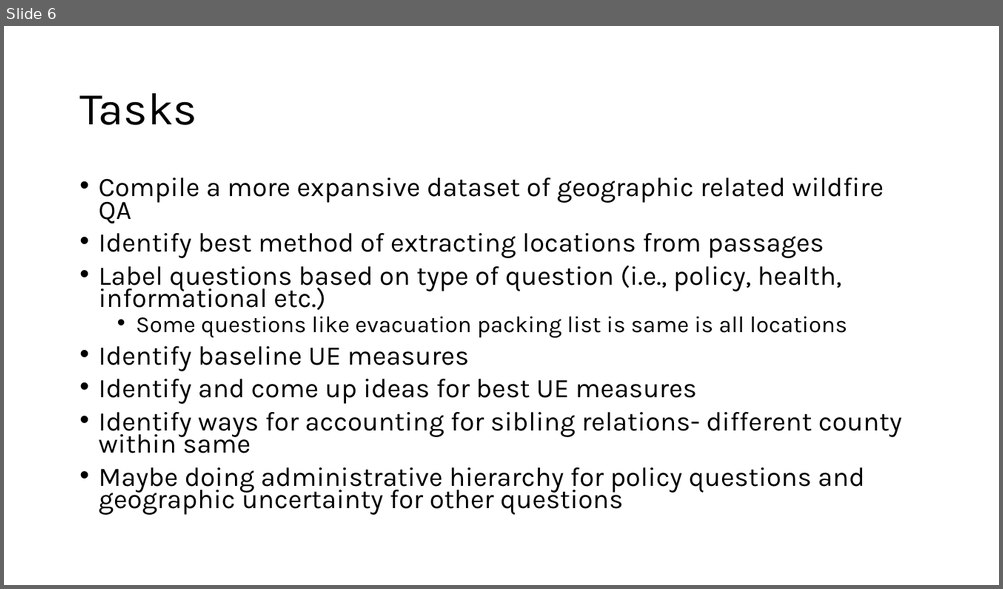
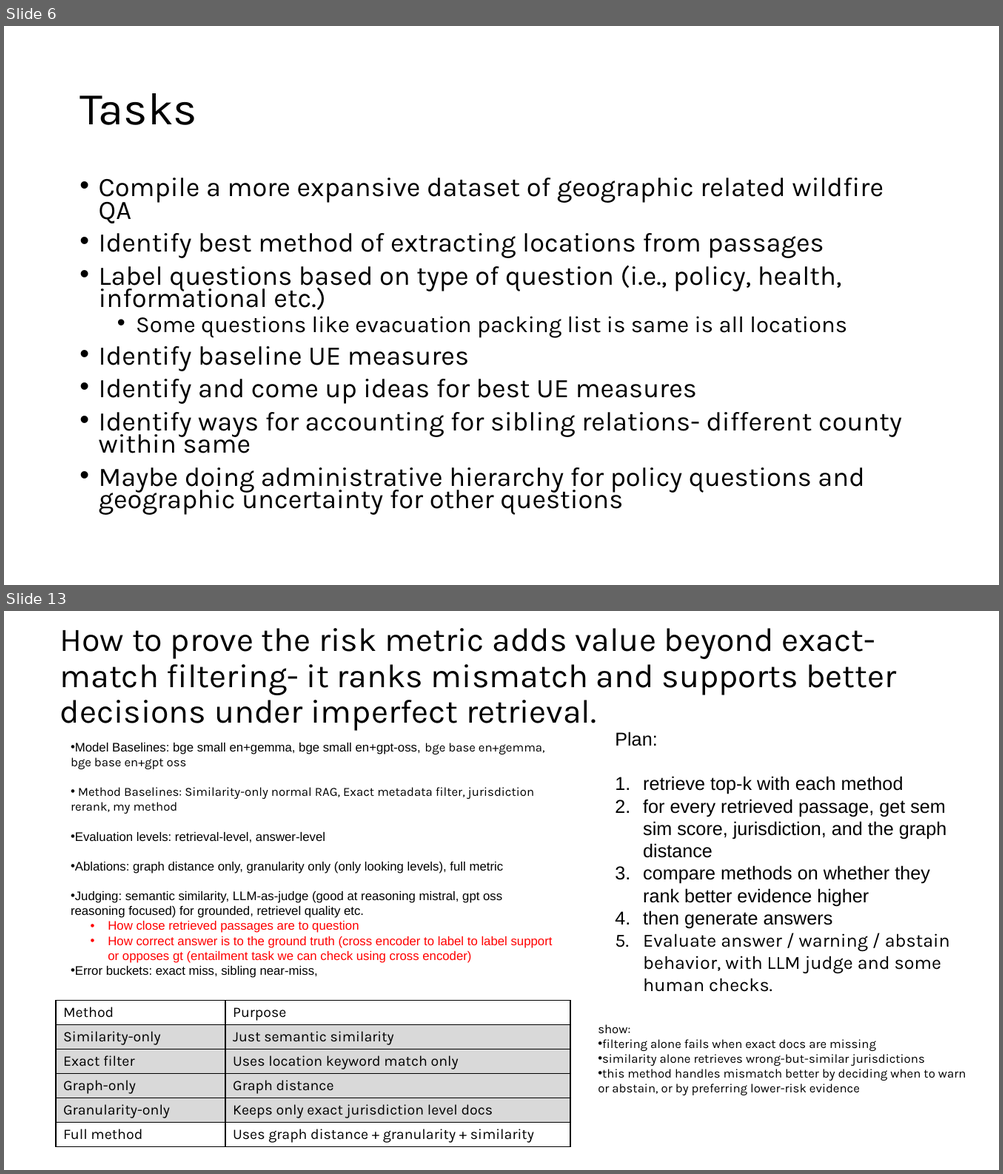
Before and after one commit to meenuravi18/wildfire_research_project, a slide deck: GeoRAG_ideas.pptx. Shown one above the other, each under a label of ours: slide 6 before the commit, slides 6 and 13 after it; the slides between them are not shown. The pictures are 1003x589 and 1003x1174 pixels, drawn with LibreOffice and Linux fonts; fonts in the diff are those of the drawing. Boxes give left, top, right and bottom in pixels: in the first picture for what was removed or moved away, otherwise in the second. Text is boxed around its words. In the diff, an @@ line names an element or a change of style, - is before the commit and + after.

```diff
--- a/GeoRAG_ideas.pptx
+++ b/GeoRAG_ideas.pptx
@@ slide 13 added at [4, 611, 999, 1170], background #FFFFFF @@
@@ title added at [60, 628, 896, 731], 32 pt, text #000000 @@
+How to prove the risk metric adds value beyond exact-match filtering- it ranks mismatch and supports better decisions under imperfect retrieval.
@@ text added at [71, 743, 552, 978], 12 pt, text #000000 @@
+• Model Baselines: bge small en+gemma, bge small en+gpt-oss, bge base en+gemma, bge base en+gpt oss
+• Method Baselines: Similarity-only normal RAG, Exact metadata filter, jurisdiction rerank, my method
+• Evaluation levels: retrieval-level, answer-level
+• Ablations: graph distance only, granularity only (only looking levels), full metric
+• Judging: semantic similarity, LLM-as-judge (good at reasoning mistral, gpt oss reasoning focused) for grounded, retrievel quality etc.
+  • How close retrieved passages are to question
+  • How correct answer is to the ground truth (cross encoder to label to label support or opposes gt (entailment task we can check using cross encoder)
+• Error buckets: exact miss, sibling near-miss,
@@ text added at [614, 732, 950, 992], 18 pt, text #000000 @@
+Plan:
+1. retrieve top-k with each method
+2. for every retrieved passage, get sem sim score, jurisdiction, and the graph distance
+3. compare methods on whether they rank better evidence higher
+4. then generate answers
+5. Evaluate answer / warning / abstain behavior, with LLM judge and some human checks.
@@ table added at [56, 1001, 569, 1150], 6 rows, 2 columns @@
+Method | Purpose
+Similarity-only | Just semantic similarity
+Exact filter | Uses location keyword match only
+Graph-only | Graph distance
+Granularity-only | Keeps only exact jurisdiction level docs
+Full method | Uses graph distance + granularity + similarity
@@ text added at [597, 1025, 966, 1096], 12 pt, text #000000 @@
+show:
+• filtering alone fails when exact docs are missing
+• similarity alone retrieves wrong-but-similar jurisdictions
+• this method handles mismatch better by deciding when to warn or abstain, or by preferring lower-risk evidence
```
Also in this commit, not shown: 24 other slides added, 1 slide removed.
